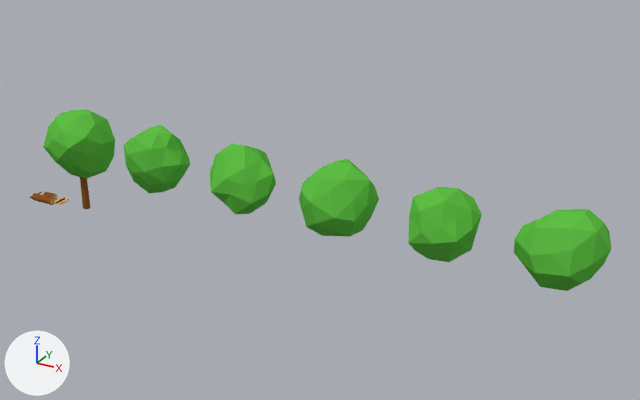
The Blender file Assets/Models/Blender/resource.blend as it was, and as the next commit left it.
Both versions are drawn from a camera (50 mm lens) standing at (189.9, -190.9, 116.1) and looking at (81.0, 7.0, 17.1). The axes (+X, +Y, +Z) are drawn at lower left. The lights are the same throughout.

Objects in the first picture: 'leaves.001', 'leaves.002', 'leaves.003', 'leaves.004', 'leaves.005', 'leaves.006', 'log', 'wood'.
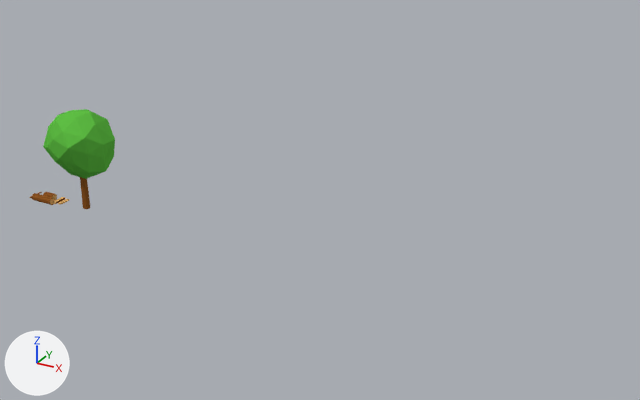
What differs and where, as boxes [x1, y1, x2, y2] in the pictures (640 x 400 px):
'leaves.006', deleted (green): before [514, 209, 612, 291]
'leaves.004', deleted (green): before [299, 159, 379, 237]
'leaves.005', deleted (green): before [408, 187, 482, 262]
'leaves.003', deleted (green): before [210, 144, 276, 214]
'leaves.002', deleted (green): before [124, 125, 190, 193]
'log', moved: before [32, 193, 55, 205]; after [80, 177, 90, 209]
'wood', moved: before [80, 177, 90, 209]; after [32, 193, 55, 205]

The change in detail:
Object 'leaves.002' (ob_leaves_002) is deleted.
Object 'leaves.003' (ob_leaves_003) is deleted.
Object 'leaves.004' (ob_leaves_004) is deleted.
Object 'leaves.005' (ob_leaves_005) is deleted.
Object 'leaves.006' (ob_leaves_006) is deleted.
Object 'wood' (ob_wood) moves from (0.0, 0.0, 9.0) to (-17.0, -1.8, 0.1).
Object 'log' (ob_log) moves from (-17.0, -1.8, 0.1) to (0.0, 0.0, 9.0).
